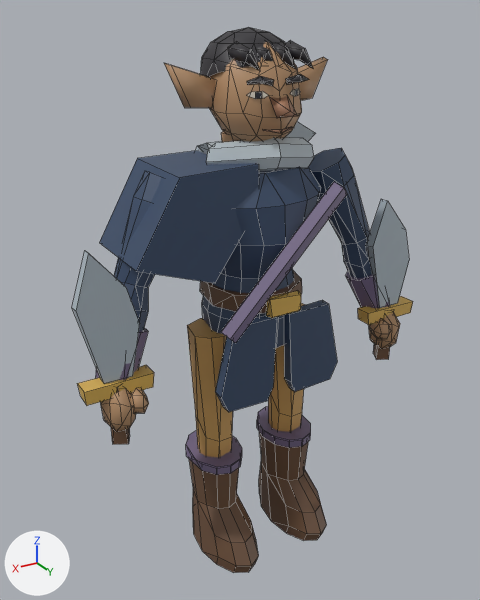
An edit to the FBX model exports/heroes/wc_u_elf_rogue/SK_wc_u_elf_rogue_LOD1.fbx, drawn before and after from the same camera.
One viewpoint serves both versions: a 50 mm lens placed at (1.167, 1.871, 1.946), pointed at (0.025, -0.034, 0.993). Arrows for +X, +Y and +Z are at lower left; the lights stay in place. The first picture is the older version. Mesh edges are drawn as thin lines. Where no turn or scale is listed for an object, it has been applied to the vertices.

The first picture shows 'SK_wc_u_elf_rogue_LOD1'.
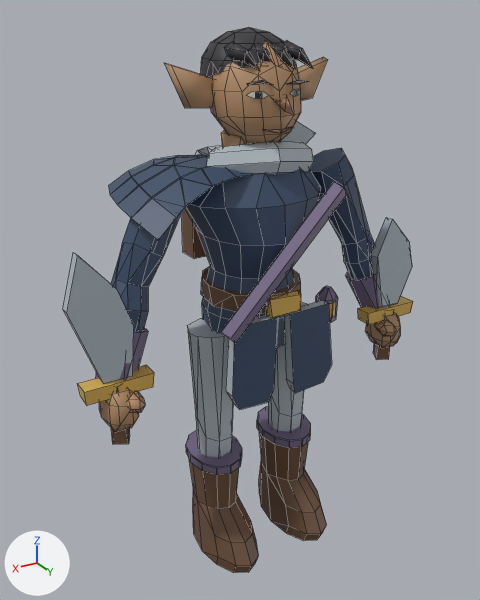
Pixel boxes [x1, y1, x2, y2] of what changed, in the pictures (480 x 600 px; the box of a moved part takes in the faces that stretch with it):
'SK_wc_u_elf_rogue_LOD1', reshaped
    before: [72, 27, 413, 573]
    after: [63, 27, 413, 573]
part 1 of me_wc_tailoredgeometry_006, moved or reshaped
    before: [195, 137, 314, 172]
    after: [195, 141, 314, 174]
part 2 of me_wc_tailoredgeometry_006, rebuilt (11% narrower, 35% shorter)
    before: [99, 151, 259, 283]
    after: [109, 155, 251, 240]
part 3 of me_wc_tailoredgeometry_006, added
    after: [316, 286, 338, 322]
part 4 of me_wc_tailoredgeometry_006, added
    after: [329, 302, 335, 317]
part 5 of me_wc_tailoredgeometry_006, moved or reshaped
    before: [72, 40, 409, 442]
    after: [63, 40, 412, 442]
part 6 of me_wc_tailoredgeometry_006, moved or reshaped
    before: [100, 388, 149, 432]
    after: [99, 389, 146, 432]
part 7 of me_wc_tailoredgeometry_006, moved or reshaped
    both: [186, 430, 242, 475]
part 8 of me_wc_tailoredgeometry_006, moved or reshaped
    both: [257, 406, 311, 440]
part 9 of me_wc_tailoredgeometry_006, surface changed
    both: [196, 300, 328, 457]

Diff of the bpy script that builds the scene:
```diff
--- a/exports/heroes/wc_u_elf_rogue/SK_wc_u_elf_rogue_LOD1.fbx.py
+++ b/exports/heroes/wc_u_elf_rogue/SK_wc_u_elf_rogue_LOD1.fbx.py
@@ me_wc_tailoredgeometry_006 @@
 # used by ob_sk_wc_u_elf_rogue_lod1; location = (0.0, 0.0, 0.0)
-me_wc_tailoredgeometry_006.from_pydata(...)  # 918 vertices, 935 faces; spans x -0.68..0.68, y -0.3..0.28, z 0.02..1.91
+me_wc_tailoredgeometry_006.from_pydata(...)  # 1009 vertices, 1022 faces; spans x -0.68..0.7, y -0.3..0.28, z 0.02..1.91
+# me_wc_tailoredgeometry_006 part 1: the loose piece of 40 vertices spanning x -0.17..0.2, y -0.18..0.18, z 1.44..1.6 is moved by (0.0, 0.0, -0.01)
+# me_wc_tailoredgeometry_006 part 2: the loose piece of 10 vertices spanning x 0.07..0.49, y -0.16..0.16, z 1.16..1.52 is rebuilt with 38 vertices and now spans x 0.07..0.48, y -0.19..0.19, z 1.35..1.53
+# me_wc_tailoredgeometry_006 part 3: a new loose piece of 20 vertices spanning x -0.28..-0.19, y 0.1..0.18, z 0.93..1.05, in mat_m_wc_u_elf_rogue
+# me_wc_tailoredgeometry_006 part 4: a new loose piece of 16 vertices spanning x -0.27..-0.2, y 0.1..0.18, z 0.94..1.0, in mat_m_wc_u_elf_rogue
+# me_wc_tailoredgeometry_006 part 5: 64 vertices moved from x -0.6..0.67, y -0.06..0.21, z 0.71..1.87 to x -0.6..0.7, y -0.06..0.22, z 0.71..1.87; 97 vertices removed from x -0.64..0.51, y -0.12..0.21, z 0.74..1.86; 116 vertices added at x -0.66..0.49, y -0.14..0.2, z 0.77..1.86
+# me_wc_tailoredgeometry_006 part 6: 32 vertices moved from x 0.47..0.6, y 0.04..0.19, z 0.71..0.88 to x 0.5..0.6, y 0.04..0.2, z 0.71..0.87; 12 vertices removed from x 0.49..0.62, y 0.06..0.17, z 0.74..0.86; 12 vertices added at x 0.49..0.62, y 0.05..0.17, z 0.77..0.85
+# me_wc_tailoredgeometry_006 part 7: 4 vertices removed from x 0.14..0.26, y -0.08..0.04, z 0.39..0.71; 8 vertices added at x 0.12..0.26, y -0.08..0.07, z 0.39..0.72
+# me_wc_tailoredgeometry_006 part 8: 4 vertices removed from x -0.26..-0.18, y -0.08..0.04, z 0.39..0.71; 8 vertices added at x -0.26..-0.16, y -0.08..0.07, z 0.39..0.72
+# me_wc_tailoredgeometry_006 part 9: 40 kept faces spanning x -0.23..0.23, y -0.07..0.22, z 0.13..1.02 get new texture (UV) coordinates
 me_wc_tailoredgeometry_006.materials.append(mat_m_wc_u_elf_rogue)
```
